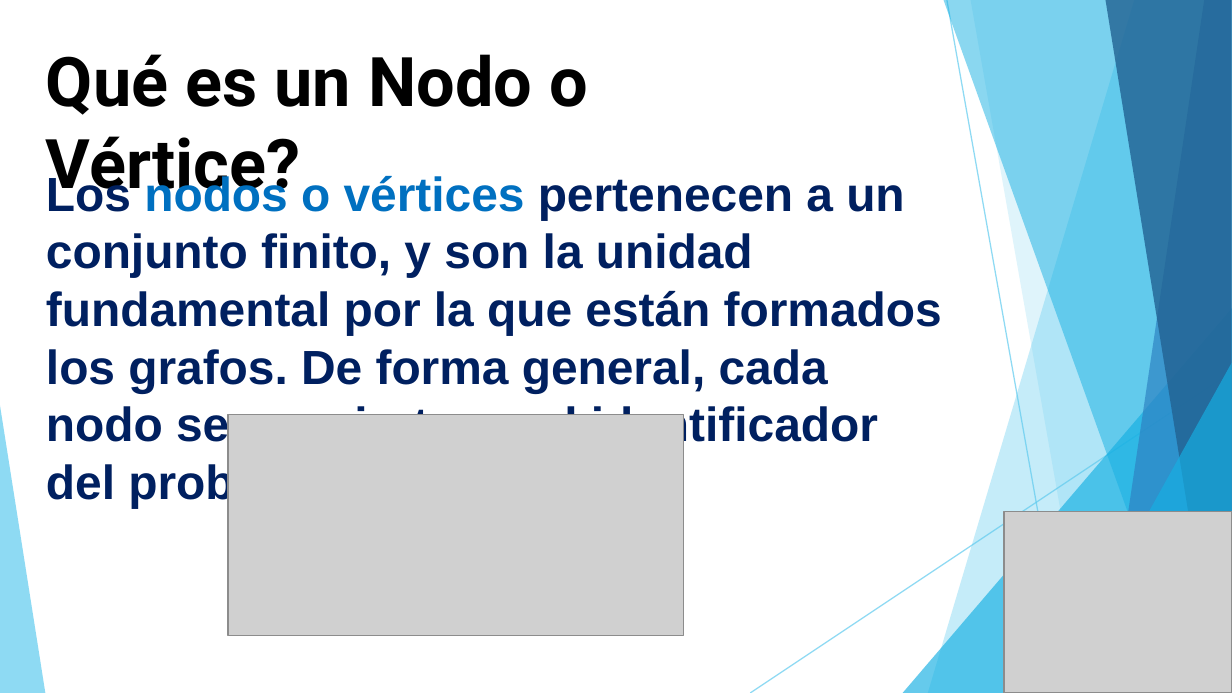
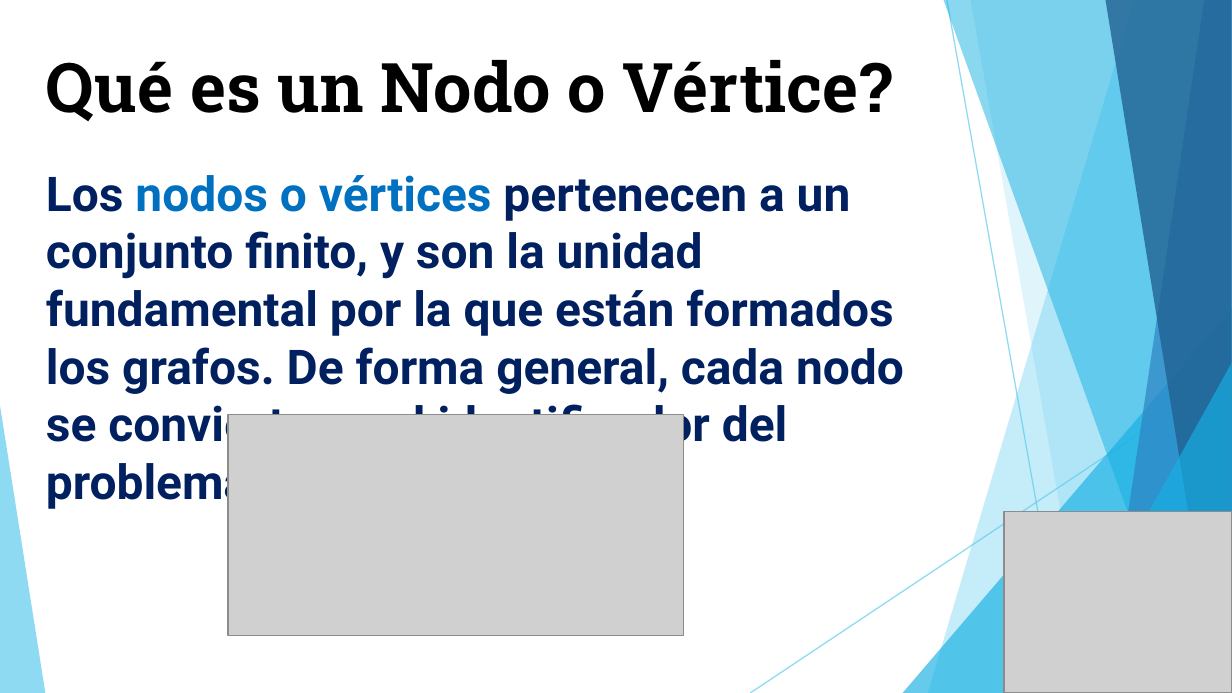
Before and after one commit to Yefri97/Introduction-to-Graph-Theory, a slide deck: slide 4 of PRESENTACIÓN TALLER GRAFOS.pptx. Drawn at 1232x693 pixels with LibreOffice and Linux fonts; fonts in the diff are those of the drawing; grey boxes stand for pictures. Boxes give left, top, right and bottom in pixels: in the first picture for what was removed or moved away, otherwise in the second. Text is boxed around its words. In the diff, an @@ line names an element or a change of style, - is before the commit and + after.

Commit message:
Presentación Taller Grafos - BFS

```diff
--- a/PRESENTACIÓN TALLER GRAFOS.pptx
+++ b/PRESENTACIÓN TALLER GRAFOS.pptx
@@ text "Qué es un Nodo o ..." at (46, 60, 892, 121): font Roboto to Roboto Slab @@
@@ text "Los nodos o vértices pertenecen ..." at (46, 175, 904, 510): font Arial to Roboto @@
```
Also in this commit, not shown: 6 other slides changed, 5 slides added, 1 slide removed.
